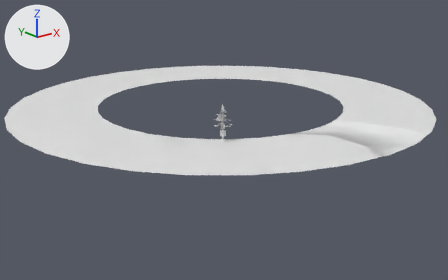
What one commit did to the Blender file Assets/3d/world/mesh_environment.blend.
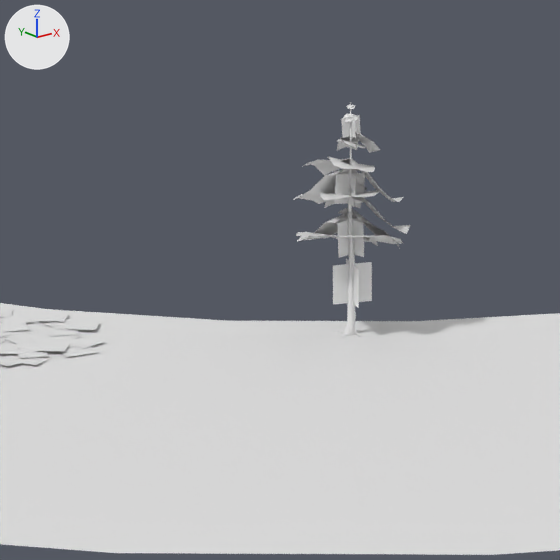
There are two pictures of each version: one from a camera (50 mm lens) standing at (-175.5, -221.8, 70.4) and looking at (-36.9, -48.5, 1.1), one close up on the part from 38% to 57% of the width and 32% to 63% of the height. Arrows for +X, +Y and +Z are at upper left; the lights stay in place. Materials are left out; every surface is plain grey.

The older version as bpy lines, for what is in view:
```python
me_cube_001 = bpy.data.meshes.new('Cube.001')
me_cube_001.from_pydata(...)  # 222 vertices, 207 faces; spans x -1.0..0.89, y -1.02..1.0, z -0.06..13.95
me_cube_001.polygons.foreach_set('use_smooth', [True] * 207)
me_cylinder = bpy.data.meshes.new('Cylinder')
me_cylinder.from_pydata(...)  # 165 vertices, 117 faces; spans x -96.0..96.0, y -95.0..96.0, z 0.0
me_plane_023 = bpy.data.meshes.new('Plane.023')
me_plane_023.from_pydata(...)  # 288 vertices, 248 faces; spans x -3.43..3.25, y -1.22..10.64, z -3.54..2.9
me_plane_023.polygons.foreach_set('use_smooth', [True] * 248)
ob_mesh_ground = bpy.data.objects.new('mesh_ground', me_cylinder)
ob_mesh_ground.location = (0.0, 0.0, 0.0)
ob_mesh_tree = bpy.data.objects.new('mesh_tree', me_cube_001)
ob_mesh_tree.location = (-35.89, -46.59, 0.03)
ob_plane_001 = bpy.data.objects.new('Plane.001', me_plane_023)
ob_plane_001.location = (-35.71, -46.62, 3.12)
ob_plane_001.rotation_euler = (1.571, 0.0, -0.368)  # degrees (90, 0, -21)
# also in view: 'ground_details' at (-51.0, -34.9, 0.1)
```
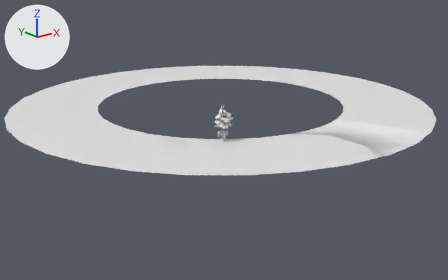
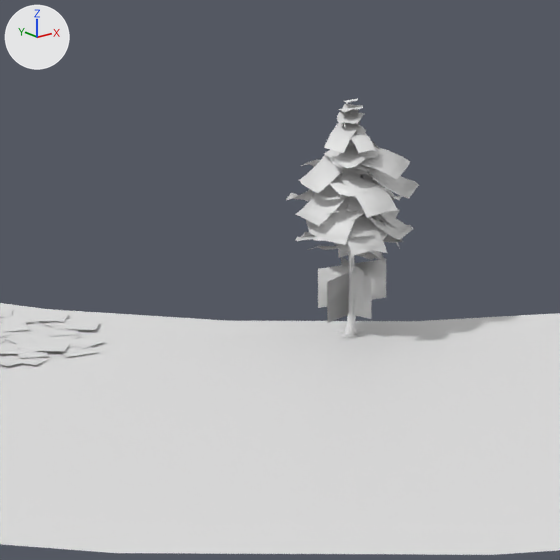
Changed parts and their boxes [x1, y1, x2, y2] in the close-ups (560 x 560 px; the box of a moved part takes in the faces that stretch with it):
'Plane.001', reshaped (15% wider, 10% taller)
    before: [294, 105, 410, 308]
    after: [286, 99, 419, 323]
part 1 of me_plane_023, moved or reshaped
    before: [296, 232, 403, 244]
    after: [295, 235, 403, 243]
part 2 of me_plane_023, moved or reshaped
    before: [327, 156, 375, 172]
    after: [330, 158, 375, 172]
part 3 of me_plane_023, moved or reshaped
    before: [337, 139, 365, 148]
    after: [348, 141, 355, 145]
part 4 of me_plane_023, moved or reshaped
    before: [343, 114, 359, 122]
    after: [337, 111, 365, 124]
part 5 of me_plane_023, moved or reshaped
    before: [347, 105, 355, 109]
    after: [343, 103, 359, 112]
part 6 of me_plane_023, moved or reshaped
    before: [294, 169, 361, 204]
    after: [286, 173, 343, 201]
part 7 of me_plane_023, moved or reshaped
    before: [351, 159, 403, 202]
    after: [357, 164, 402, 200]
part 8 of me_plane_023, moved or reshaped
    before: [303, 158, 360, 176]
    after: [302, 159, 320, 167]
part 9 of me_plane_023, added
    after: [326, 211, 386, 226]
part 10 of me_plane_023, added
    after: [308, 246, 386, 262]
part 11 of me_plane_023, added
    after: [327, 273, 372, 323]
part 12 of me_plane_023, built on
    before: [333, 262, 372, 304]
    after: [296, 105, 419, 319]

Diff of the bpy script that builds the scene:
```diff
--- a/Assets/3d/world/mesh_environment.blend.py
+++ b/Assets/3d/world/mesh_environment.blend.py
@@ me_plane_023 @@
 # used by ob_plane_001; location = (-35.71, -46.62, 3.12); rotation_euler = (1.571, 0.0, -0.368), in degrees (90, 0, -21)
-me_plane_023.from_pydata(...)  # 288 vertices, 248 faces; spans x -3.43..3.25, y -1.22..10.64, z -3.54..2.9
+me_plane_023.from_pydata(...)  # 738 vertices, 656 faces; spans x -3.62..3.64, y -1.89..11.06, z -3.54..4.04
+# me_plane_023 part 1: the loose piece of 16 vertices spanning x -3.43..3.0, y 1.78..3.59, z -2.84..2.9 is multiplied about its middle by the matrix ((0.998, -0.062, -0.001), (0.062, 0.998, 0.032), (-0.001, -0.032, 0.999)), then moved by (-0.09, -0.02, 0.17)
+# me_plane_023 part 2: the loose piece of 16 vertices spanning x -1.61..1.39, y 6.54..7.65, z -1.56..1.42 is moved by (0.02, 0.03, 0.01)
+# me_plane_023 part 3: the loose piece of 16 vertices spanning x -0.84..0.58, y 7.89..8.72, z -0.79..0.85 is multiplied about its middle by the matrix ((0.999, -0.02, 0.039), (0.021, 0.999, -0.026), (-0.038, 0.027, 0.999)), then moved by (-0.1, 0.14, 0.21)
+# me_plane_023 part 4: the loose piece of 16 vertices spanning x -0.66..0.37, y 9.78..10.06, z -0.52..0.43 is scaled about its middle by 1.72, then moved by (-0.08, 0.09, 0.11)
+# me_plane_023 part 5: the loose piece of 16 vertices spanning x -0.42..0.14, y 10.49..10.64, z -0.3..0.23 is scaled about its middle by 1.84, then moved by (-0.08, -0.01, 0.1)
+# me_plane_023 part 6: the loose piece of 12 vertices spanning x -3.21..0.54, y 4.16..7.15, z -2.69..0.88 is multiplied about its middle by the matrix ((0.984, 0.017, 0.179), (0.001, 0.995, -0.1), (-0.179, 0.098, 0.979)), then moved by (-0.27, -0.06, -0.23)
+# me_plane_023 part 7: the loose piece of 12 vertices spanning x -0.4..2.72, y 4.7..7.55, z -0.82..1.93 is multiplied about its middle by the matrix ((1.0, -0.001, 0.01), (0.001, 1.0, 0.0), (-0.01, 0.0, 1.0)), then moved by (-0.05, 0.15, 0.13)
+# me_plane_023 part 8: the loose piece of 12 vertices spanning x -2.42..0.42, y 5.75..7.52, z -3.07..0.32 is moved by (-0.08, 0.0, -0.04)
+# me_plane_023 part 9: the loose piece of 16 vertices spanning x -0.84..0.58, y 7.89..8.72, z -0.79..0.85 is copied, and the copy is multiplied about its middle by the matrix ((0.227, 0.084, -2.498), (1.408, 2.068, 0.198), (2.065, -1.42, 0.139)), then moved by (-0.46, -4.23, 0.18); it spans x -2.7..1.49, y 3.15..4.9, z -1.74..1.95
+# me_plane_023 part 10: the loose piece of 16 vertices spanning x -0.84..0.58, y 7.89..8.72, z -0.79..0.85 is copied, and the copy is multiplied about its middle by the matrix ((0.227, 0.084, -2.498), (1.408, 2.068, 0.198), (2.065, -1.42, 0.139)), then moved by (-0.4, -6.4, 0.19); it spans x -2.64..1.54, y 0.98..2.73, z -1.73..1.96
+# me_plane_023 part 11: the loose piece of 9 vertices spanning x -0.13..-0.12, y -1.22..1.16, z -1.1..1.28 is copied, and the copy is scaled about its middle by (-385, 1.07, 1.15), then moved by (-0.17, -0.59, 0.03); it spans x -2.08..1.49, y -1.89..0.65, z -1.24..1.49
+# me_plane_023 part 12: 6 vertices moved from x -0.13..-0.12, y -1.22..1.16, z -1.1..1.28 to x -2.34..2.09, y -1.22..1.16, z -0.31..0.48; 6 vertices removed from x -1.32..1.06, y -1.22..1.16, z 0.09; 366 vertices added at x -3.58..3.64, y -1.89..10.67, z -2.74..4.04
```
